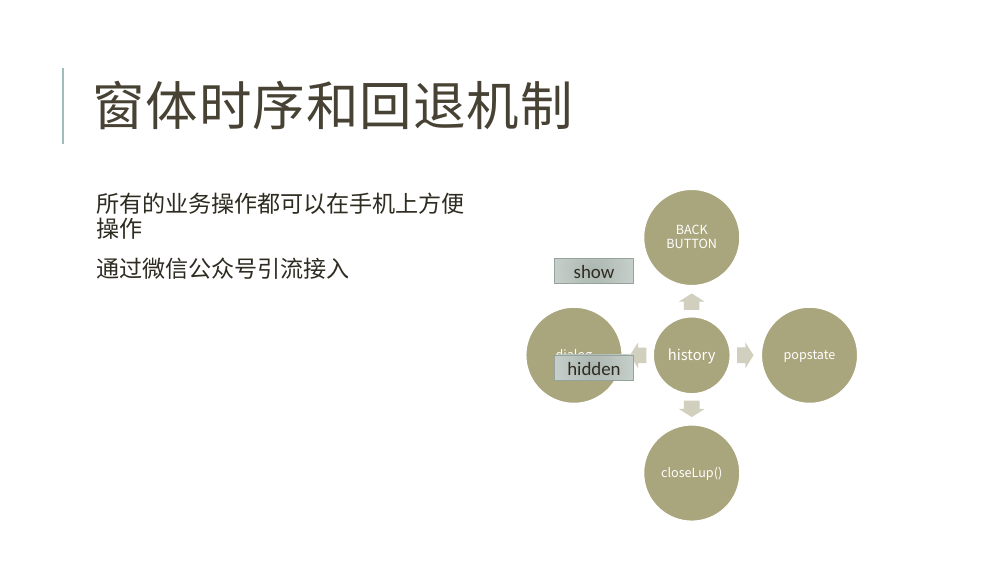
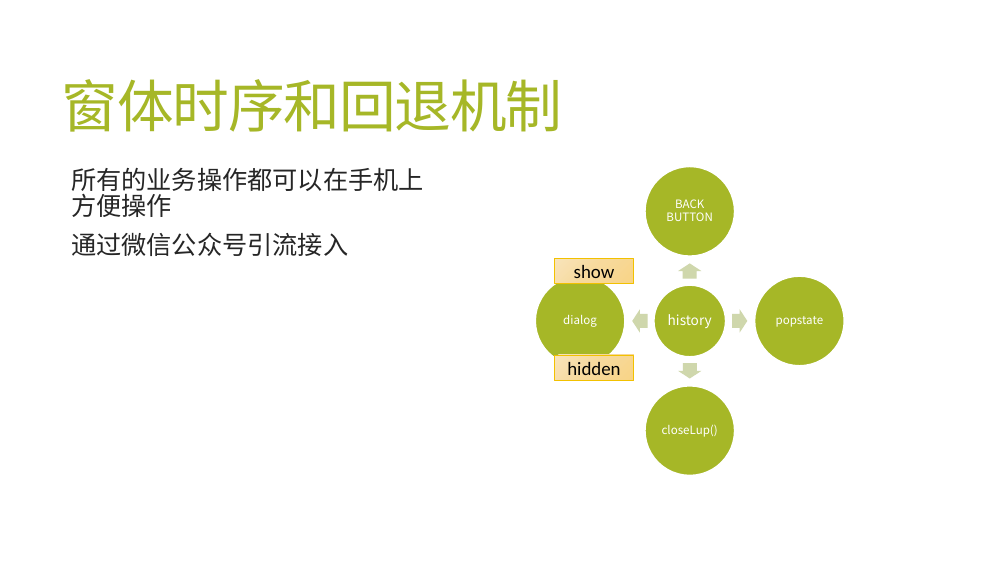
Before and after one commit to jzgi/chainsmart, a slide deck: slide 6 of Docs/品链供销平台.pptx. Drawn at 1008x567 pixels with LibreOffice and Linux fonts; fonts in the diff are those of the drawing. Boxes give left, top, right and bottom in pixels: in the first picture for what was removed or moved away, otherwise in the second. Text is boxed around its words. In the diff, an @@ line names an element or a change of style, - is before the commit and + after.

```diff
--- a/Docs/品链供销平台.pptx
+++ b/Docs/品链供销平台.pptx
@@ title "窗体时序和回退机制": place and size @@
-title "窗体时序和回退机制" at bbox=[92, 81, 573, 130]
+title "窗体时序和回退机制" at bbox=[62, 79, 562, 132]
@@ title "窗体时序和回退机制" at bbox=[62, 79, 562, 132]: size 50 to 54 pt, text colour #474233 to #A6B727, letter spacing 1 to -1.2 pt; line spacing 0.8 to 0.85 @@
@@ line removed from (63, 144) to (63, 68) @@
@@ text "所有的业务操作都可以在手机上方便操作": place and size @@
-text "所有的业务操作都可以在手机上方便操作" at bbox=[96, 192, 465, 279]
+text "所有的业务操作都可以在手机上方便操作" at bbox=[71, 168, 424, 256]
@@ text "所有的业务操作都可以在手机上方便操作" at bbox=[71, 168, 424, 256]: size 22 to 24 pt, text colour #2E2B21 to #262626; line spacing 0.9 to 0.85; less space between paragraphs @@
@@ ellipse: place and size @@
-ellipse at bbox=[644, 189, 740, 286]
+ellipse at bbox=[645, 166, 735, 256]
@@ text "BACK BUTTON": place and size @@
-text "BACK BUTTON" at bbox=[666, 224, 717, 248]
+text "BACK BUTTON" at bbox=[666, 199, 712, 221]
@@ rectangle "show" at bbox=[554, 259, 634, 284]: text colour #2E2B21 to #000000; fill gradient #ADB7B3 to #C6CFCB to gradient #F9E4BC to #F7DA9D to #F8D588; outline #95A39D 0.75 pt to #F2C100 0.75 pt @@
@@ right arrow: place and size @@
-right arrow at bbox=[679, 293, 705, 310]
+right arrow at bbox=[678, 264, 701, 279]
@@ ellipse: place and size @@
-ellipse at bbox=[526, 307, 622, 404]
+ellipse at bbox=[535, 276, 625, 366]
@@ text "dialog": place and size @@
-text "dialog" at bbox=[556, 346, 593, 363]
+text "dialog" at bbox=[563, 315, 597, 327]
@@ ellipse: place and size @@
-ellipse at bbox=[653, 317, 730, 394]
+ellipse at bbox=[654, 285, 726, 357]
@@ text "history": place and size @@
-text "history" at bbox=[668, 348, 716, 364]
+text "history" at bbox=[668, 314, 712, 328]
@@ text "history" at bbox=[668, 314, 712, 328]: size 14 to 13 pt @@
@@ ellipse: place and size @@
-ellipse at bbox=[761, 307, 858, 404]
+ellipse at bbox=[755, 276, 845, 366]
@@ text "popstate": place and size @@
-text "popstate" at bbox=[784, 350, 836, 362]
+text "popstate" at bbox=[776, 316, 824, 327]
@@ right arrow: place and size @@
-right arrow at bbox=[630, 343, 647, 368]
+right arrow at bbox=[632, 309, 647, 333]
@@ right arrow: place and size @@
-right arrow at bbox=[737, 343, 754, 368]
+right arrow at bbox=[732, 309, 747, 333]
@@ rectangle "hidden" at bbox=[554, 355, 634, 380]: text colour #2E2B21 to #000000; fill gradient #ADB7B3 to #C6CFCB to gradient #F9E4BC to #F7DA9D to #F8D588; outline #95A39D 0.75 pt to #F2C100 0.75 pt @@
@@ fill #A9A57C to #A6B727 in 5 elements at bbox=[645, 166, 735, 256], bbox=[654, 285, 726, 357], bbox=[535, 276, 625, 366], bbox=[755, 276, 845, 366], bbox=[645, 386, 735, 476] @@
@@ ellipse: place and size @@
-ellipse at bbox=[644, 425, 740, 522]
+ellipse at bbox=[645, 386, 735, 476]
@@ fill #D1CFBF to #D0D8AD in 4 elements at bbox=[678, 264, 701, 279], bbox=[632, 309, 647, 333], bbox=[732, 309, 747, 333], bbox=[678, 363, 701, 378] @@
@@ right arrow: place and size @@
-right arrow at bbox=[679, 401, 705, 417]
+right arrow at bbox=[678, 363, 701, 378]
@@ size 12 to 11 pt in 4 elements at bbox=[666, 199, 712, 221], bbox=[563, 315, 597, 327], bbox=[776, 316, 824, 327], bbox=[662, 424, 718, 437] @@
@@ text "closeLup()": place and size @@
-text "closeLup()" at bbox=[661, 467, 722, 480]
+text "closeLup()" at bbox=[662, 424, 718, 437]
```
Also in this commit, not shown: 31 other slides changed, 4 slides added, 17 other files.
